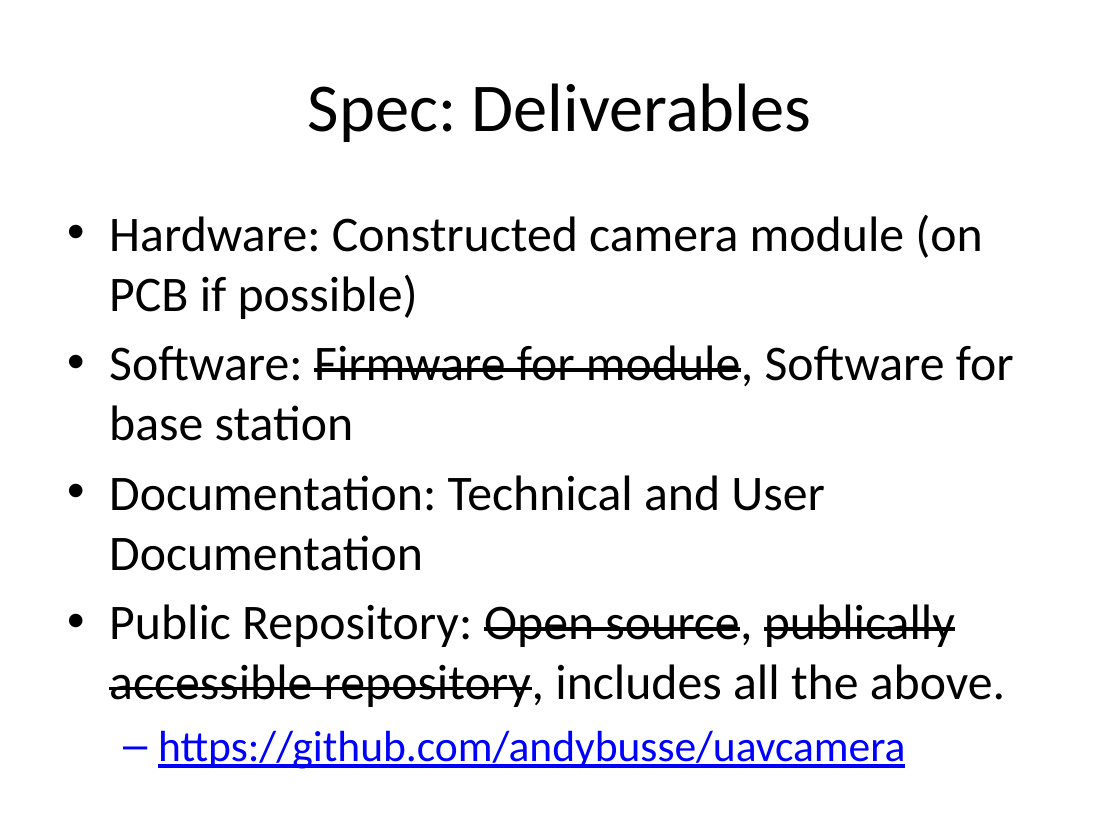
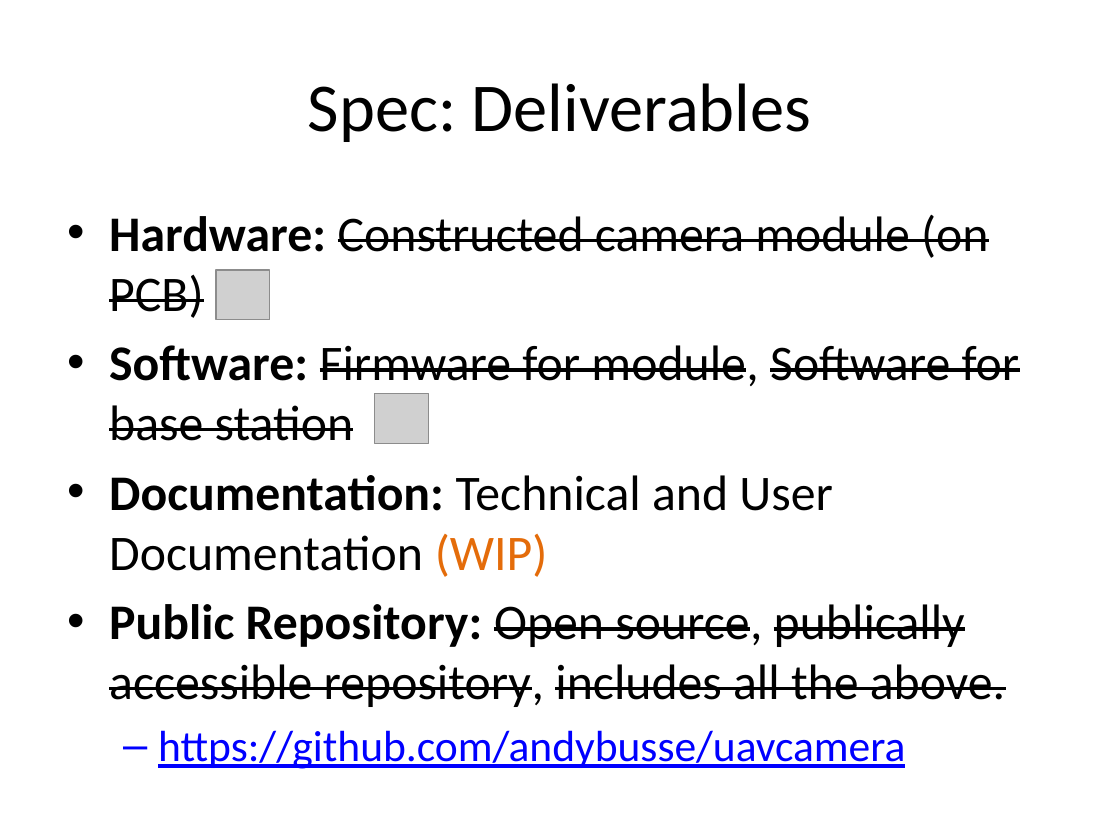
Before and after one commit to andybusse/uavcamera, a slide deck: slide 15 of documents/seminar 2/GDP Group 18 pres.pptx. Drawn at 1120x840 pixels with LibreOffice and Linux fonts; fonts in the diff are those of the drawing; grey boxes stand for pictures. Boxes give left, top, right and bottom in pixels: in the first picture for what was removed or moved away, otherwise in the second. Text is boxed around its words. In the diff, an @@ line names an element or a change of style, - is before the commit and + after.

```diff
--- a/documents/seminar 2/GDP Group 18 pres.pptx
+++ b/documents/seminar 2/GDP Group 18 pres.pptx
@@ text at (109,215,988,318): text changed @@
-• Hardware: Constructed camera module (on PCB if possible)
+• Hardware: Constructed camera module (on PCB)
@@ picture added at (216,270,270,319) @@
@@ text at (109,345,1020,707): bold on in "Software:", "Public Repository:"; strikethrough on in "Software for base station", "includes all the above." @@
@@ picture added at (375,393,429,442) @@
@@ text at (109,475,832,577): text changed @@
-• Documentation: Technical and User Documentation
+• Documentation: Technical and User Documentation (WIP)
```
Also in this commit, not shown: 1 other slide changed, 3 slides added.
